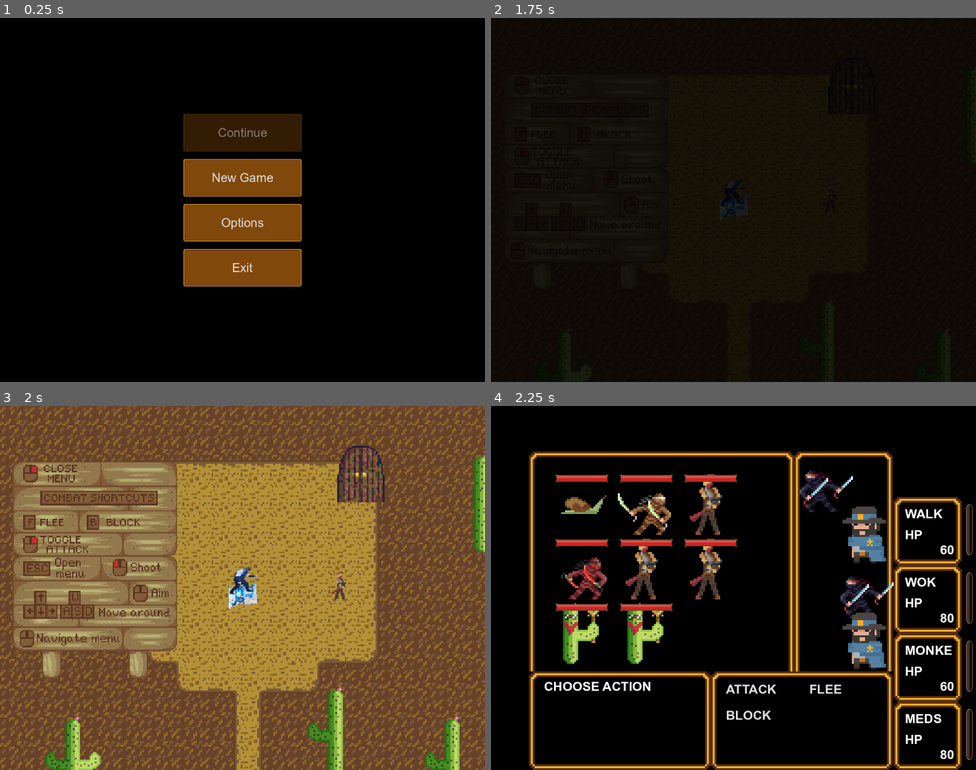
Above: before the commit, frames 1-4 (two rows, left to right).
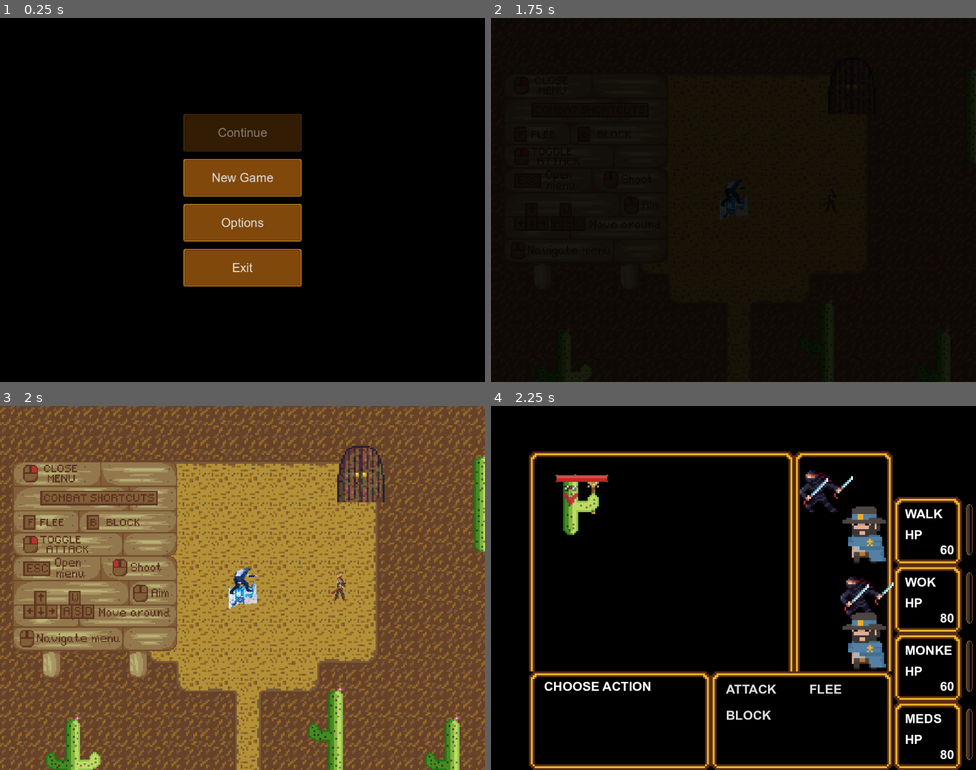
Above: after the commit, the same moments.

Repository: MichalKrzyzanowski/west-life-fantasy-godot-port
Game: Godot game, scene res://ui/main_menu/main_menu.tscn
The game is run twice, just before and just after one commit, with the same random seed, the same clock (stepped at 60 frames per second) and the same inputs.
Inputs (mouse positions are in pixels of both pictures, inside the frame that each line leads up to):
- Up to frame 1 (0.25 s): no input
- Up to frame 2 (1.75 s): click "New Game" at 0.5 s; click "Continue" at 1.25 s
- Up to frame 3 (2 s): no input
- Up to frame 4 (2.25 s): tap Enter at 2 s; move the mouse to (840, 569) at 2.02 s; hold D (right) from 2.03 s (still down); tap Q at 2.1 s; click (840, 569) at 2.17 s

Frames 1-3 are identical in both runs. In frame 4, 5.9% of the frame differs, in the area x 13-51%, y 18-71%.

Commit message:
- added quest resource: 	- resource that holds array of tasks and tracks their completion - added task resource: 	- base resource for handling quest steps 	- meant to be overridden - added slay task resource: 	- handles enemy or boss slaying quest objectives 	- overrides task resource - added quest_manager singleton: 	- manages list of accepted quests - updated combat scene: 	- added code for checking if slain enemies were quest targets

Diff:
--- a/entities/enemies/bandit/bandit.tres
+++ b/entities/enemies/bandit/bandit.tres
@@ -18,6 +18,7 @@
 extra_level_up_gains = {}
 level = 1
 max_level = 9999
+hp = null
 xp_drop = 8
 gil_drop = 6
 gil_value = 0
--- a/entities/enemies/cactus/cactus.tres
+++ b/entities/enemies/cactus/cactus.tres
@@ -18,6 +18,7 @@
 extra_level_up_gains = {}
 level = 1
 max_level = 9999
+hp = null
 xp_drop = 4
 gil_drop = 3
 gil_value = 0
--- a/entities/enemies/dark_ninja/dark_ninja.tres
+++ b/entities/enemies/dark_ninja/dark_ninja.tres
@@ -18,6 +18,7 @@
 extra_level_up_gains = {}
 level = 1
 max_level = 9999
+hp = null
 xp_drop = 64
 gil_drop = 67
 gil_value = 0
--- a/entities/enemies/desert_ninja/desert_ninja.tres
+++ b/entities/enemies/desert_ninja/desert_ninja.tres
@@ -18,6 +18,7 @@
 extra_level_up_gains = {}
 level = 1
 max_level = 9999
+hp = null
 xp_drop = 35
 gil_drop = 15
 gil_value = 0
--- a/entities/enemies/snail/snail.tres
+++ b/entities/enemies/snail/snail.tres
@@ -18,6 +18,7 @@
 extra_level_up_gains = {}
 level = 1
 max_level = 9999
+hp = null
 xp_drop = 1
 gil_drop = 2
 gil_value = 0
--- a/project.godot
+++ b/project.godot
@@ -22,6 +22,7 @@
 ItemDatabase="*res://singletons/item_database.gd"
 InventoryManager="*res://singletons/inventory_manager.gd"
 PartyManager="*res://singletons/party_manager.gd"
+QuestManager="*res://singletons/quest_manager.gd"
 
 [debug]
 
@@ -125,4 +126,6 @@
 [rendering]
 
 textures/canvas_textures/default_texture_filter=0
+renderer/rendering_method="gl_compatibility"
+renderer/rendering_method.mobile="gl_compatibility"
 environment/defaults/default_clear_color=Color(0.0825958, 0.0825958, 0.0825958, 1)
--- /dev/null
+++ b/quests/quest.gd
@@ -0,0 +1,141 @@
+# @tool
+class_name Quest
+extends Resource
+# docstring
+
+
+# signals
+
+# enums
+## quest state
+enum QuestState {
+	NOT_STARTED, ## quest is not started i.e. not picked up from NPC
+	IN_PROGRESS, ## quest is in progress i.e. started
+	FINISHED, ## quest is finished i.e. all tasks completed
+}
+
+# constants
+
+# @export vars
+## quest id (unused)
+@export var id: int = -1
+## quest title
+@export var title: String
+## quest description
+@export var description: String
+
+# public vars
+## array of tasks required to be completed in
+## order to finish the quest
+var task_list: Array[Task] = []
+
+# private vars
+## index of current task
+var _current_task_index: int = 0
+## current quest state
+var _quest_state: QuestState = QuestState.NOT_STARTED:
+	set(new_state):
+		_quest_state = new_state
+		match (_quest_state):
+			QuestState.IN_PROGRESS:
+				print("quest: %s in progress" % title)
+			QuestState.FINISHED:
+				print("quest: %s finished" % title)
+
+# @onready vars
+
+
+# func _init() -> void:
+# 	pass
+
+
+# func _enter_tree() -> void:
+# 	pass
+
+
+# func _ready() -> void:
+# 	pass
+
+
+# remaining builtins e.g. _process, _input
+
+
+# public methods
+## starts the quest. checks if quests has
+## at least one task and connects [signal Task.on_task_complete]
+## signal to [method _on_current_task_completed].
+## [member _quest_state] is set to [enum QuestState.IN_PROGRESS]
+func start() -> bool:
+	check_completion_status()
+	if is_finished():
+		printerr("quest has no tasks!")
+		return false
+
+	# set in progress state and connect on_task_complete Task signal
+	_quest_state = QuestState.IN_PROGRESS
+	task_list[_current_task_index].on_task_complete.connect(_on_current_task_completed)
+
+	return true
+
+
+## get current task.
+## returns null if no tasks available or
+## all task are complete
+func current_task() -> Task:
+	if _current_task_index < task_list.size():
+		return task_list.get(_current_task_index)
+
+	return null
+
+
+## add new task
+func add_task(task: Task) -> void:
+	task_list.append(task)
+
+
+## check if quest has no more tasks left
+## to do. quest is marked as [enum QuestState.FINISHED] if
+## no more tasks available
+func check_completion_status() -> void:
+	if _current_task_index == task_list.size():
+		_quest_state = QuestState.FINISHED
+
+
+## checks if quest is [enum QuestState.IN_PROGRESS]
+func is_in_progress() -> bool:
+	return _quest_state == QuestState.IN_PROGRESS
+
+
+## checks if quest is [enum QuestState.FINISHED]
+func is_finished() -> bool:
+	return _quest_state == QuestState.FINISHED
+
+
+# private methods
+## switches to the next task if available
+## the quest is marked [enum QuestState.FINISHED] if no more tasks are
+## available
+func _on_current_task_completed() -> void:
+	task_list[_current_task_index].disconnect("on_task_complete", _on_current_task_completed)
+	_current_task_index += 1
+	check_completion_status()
+
+	if is_finished():
+		print("all tasks completed!")
+		return
+
+	task_list[_current_task_index].on_task_complete.connect(_on_current_task_completed)
+
+
+## quest string representation
+func _to_string() -> String:
+	var str_rep: String = "%s\n%s\n%s\n" % [title, description, is_finished()]
+
+	# get quest tasks representation
+	for task: Task in task_list:
+		str_rep += "%s\n" % task
+
+	return str_rep
+
+
+# subclasses
--- /dev/null
+++ b/quests/quest.tres
@@ -0,0 +1,9 @@
+[gd_resource type="Resource" script_class="Quest" load_steps=2 format=3 uid="uid://cn25tv4j7ymto"]
+
+[ext_resource type="Script" uid="uid://d4n13cm6qw3fb" path="res://quests/quest.gd" id="1_8bni4"]
+
+[resource]
+resource_name = "quest"
+script = ExtResource("1_8bni4")
+title = ""
+description = ""
--- /dev/null
+++ b/quests/tasks/slay_task.gd
@@ -0,0 +1,85 @@
+# @tool
+class_name SlayTask
+extends Task
+# docstring
+
+
+# signals
+
+# enums
+
+# constants
+
+# @export vars
+## task target name i.e. enemy to slay
+@export var target_entity_name: String
+## required amount of targets to slay
+@export var target_slay_count: int = 1
+
+# public vars
+
+# private vars
+## current amount of targets slain
+var _current_slay_count: int = 0
+
+# @onready vars
+
+
+# func _init() -> void:
+# 	pass
+
+
+# func _enter_tree() -> void:
+# 	pass
+
+
+# func _ready() -> void:
+# 	pass
+
+
+# remaining builtins e.g. _process, _input
+
+
+# public methods
+## sets [member description] to format:
+## "slay x target" where x = [member target_slay_count] and
+## target = [member target_entity_name]
+func set_default_description() -> void:
+	description = "slay %d %s" % [
+			target_slay_count, target_entity_name
+	]
+
+
+## checks if [member target_slay_count] has been reached
+func target_slay_count_reached() -> bool:
+	return _current_slay_count >= target_slay_count
+
+
+## checks if [param target] is of type [class EntityProperties].
+## then, checks if [param target.name] matches [member target_entity_name].
+## if the checks pass, [signal on_task_complete] is emitted
+func check_completion(target: Variant) -> void:
+	if !target_entity_name:
+		print("no target name specified, skipping task")
+		on_task_complete.emit()
+		return
+
+	if target is not EntityProperties:
+		return
+
+	print("slay task check")
+	if target.name.to_lower() == target_entity_name.to_lower():
+		print("%s matches target: %s" % [target.name, target_entity_name])
+		_current_slay_count += 1
+		if target_slay_count_reached():
+			print("task complete")
+			on_task_complete.emit()
+
+
+# private methods
+## slay task string representation
+func _to_string() -> String:
+	return "%s\ntarget: %s\nslain: %d" % [description, target_entity_name, _current_slay_count]
+
+
+# subclasses
--- /dev/null
+++ b/quests/tasks/slay_task.tres
@@ -0,0 +1,7 @@
+[gd_resource type="Resource" load_steps=2 format=3 uid="uid://dgxhgqfpwbjsr"]
+
+[ext_resource type="Script" uid="uid://c0tx8hipl24e0" path="res://quests/tasks/slay_task.gd" id="1_rj8r3"]
+
+[resource]
+script = ExtResource("1_rj8r3")
+metadata/_custom_type_script = "uid://pq3mtg61oigf"
--- /dev/null
+++ b/quests/tasks/task.gd
@@ -0,0 +1,60 @@
+# @tool
+class_name Task
+extends Resource
+# docstring
+
+
+# signals
+## emitted when task is completed
+signal on_task_complete()
+
+# enums
+
+# constants
+
+# @export vars
+## task description
+@export var description: String
+
+# public vars
+
+# private vars
+
+# @onready vars
+
+
+# func _init() -> void:
+# 	pass
+
+
+# func _enter_tree() -> void:
+# 	pass
+
+
+# func _ready() -> void:
+# 	pass
+
+
+# remaining builtins e.g. _process, _input
+
+
+# public methods
+## to be overriden, used for setting default description of task
+## e.g. slay x entity, deliver x item
+func set_default_description() -> void:
+	pass
+
+
+## to be overriden, used for checking if entity, item, etc.
+## matches the current target
+func check_completion(_target: Variant) -> void:
+	pass
+
+
+# private methods
+## task string representation
+func _to_string() -> String:
+	return description
+
+
+# subclasses
--- /dev/null
+++ b/quests/tasks/task.tres
@@ -0,0 +1,8 @@
+[gd_resource type="Resource" script_class="Task" load_steps=2 format=3 uid="uid://cy6e65k5oc1ly"]
+
+[ext_resource type="Script" uid="uid://pq3mtg61oigf" path="res://quests/tasks/task.gd" id="1_14t21"]
+
+[resource]
+resource_name = "task"
+script = ExtResource("1_14t21")
+description = ""
--- a/scenes/combat/combat.gd
+++ b/scenes/combat/combat.gd
@@ -209,6 +209,9 @@
 			# remove shot overworld enemy if not null
 			if overworld_enemy:
 				overworld_enemy.queue_free()
+		# check if any enemy slain was required for quests
+		for enemy: Area2D in _enemies:
+			QuestManager.check_slain_entity(enemy.entity_properties)
 	# if player has lost
 	elif !has_party_won && !has_party_fled:
 		# update combat info box
--- a/scenes/combat/combat.tscn
+++ b/scenes/combat/combat.tscn
@@ -24,8 +24,10 @@
 extra_level_up_gains = {}
 level = 1
 max_level = 9999
+hp = null
 xp_drop = 0
 gil_drop = 0
+gil_value = 0
 gil_level_cost = 25
 
 [sub_resource type="Resource" id="Resource_br1iv"]
@@ -48,8 +50,10 @@
 extra_level_up_gains = {}
 level = 1
 max_level = 9999
+hp = null
 xp_drop = 0
 gil_drop = 0
+gil_value = 0
 gil_level_cost = 25
 
 [sub_resource type="Resource" id="Resource_seu7c"]
@@ -72,8 +76,10 @@
 extra_level_up_gains = {}
 level = 1
 max_level = 9999
+hp = null
 xp_drop = 0
 gil_drop = 0
+gil_value = 0
 gil_level_cost = 25
 
 [sub_resource type="Resource" id="Resource_qvxlj"]
@@ -96,8 +102,10 @@
 extra_level_up_gains = {}
 level = 1
 max_level = 9999
+hp = null
 xp_drop = 0
 gil_drop = 0
+gil_value = 0
 gil_level_cost = 25
 
 [sub_resource type="Resource" id="Resource_6n1l0"]
@@ -120,8 +128,10 @@
 extra_level_up_gains = {}
 level = 1
 max_level = 9999
+hp = null
 xp_drop = 20
 gil_drop = 50
+gil_value = 0
 gil_level_cost = 25
 
 [sub_resource type="Resource" id="Resource_dj72a"]
@@ -144,8 +154,10 @@
 extra_level_up_gains = {}
 level = 1
 max_level = 9999
+hp = null
 xp_drop = 40
 gil_drop = 10
+gil_value = 0
 gil_level_cost = 25
 
 [sub_resource type="Resource" id="Resource_7u6n1"]
--- a/scenes/combat/combat_manager.gd
+++ b/scenes/combat/combat_manager.gd
@@ -21,6 +21,9 @@
 # counters used for triggering encounter chance
 var _counter: int = 0
 var _counter_end: int = 100
+
+# TODO: remove temp testing data
+@onready var Cactus := preload("res://entities/enemies/cactus/cactus.tres")
 
 # @onready vars
 @onready var CombatScene := preload("res://scenes/combat/combat.tscn")
@@ -80,6 +83,12 @@
 	combat_scene.overworld_enemy = overworld_enemy
 
 	combat_scene.party_data = PartyManager.party
+	combat_scene.max_enemy_count = 1
+
+	# TODO: remove after testing
+	# var temp_arr: Array[EntityProperties] = [Cactus]
+	combat_scene.enemy_data.assign([Cactus])
+
 	combat_scene.on_combat_end.connect(_on_combat_end)
 	add_child(combat_scene)
 	# hide parent, which would be the map itself e.g. desert, town
--- /dev/null
+++ b/singletons/quest_manager.gd
@@ -0,0 +1,84 @@
+# @tool
+# class_name name
+extends Node
+# docstring
+
+
+# signals
+
+# enums
+
+# constants
+
+# @export vars
+
+# public vars
+## list of indices of quests that should be tracked
+## e.g. displayed by a quest tracker
+var tracked_quests: Array[int] = []
+## total list of all quests accepted by party
+var quest_list: Array[Quest] = []
+
+# private vars
+
+# @onready vars
+
+
+# func _init() -> void:
+# 	pass
+
+
+# func _enter_tree() -> void:
+# 	pass
+
+
+# func _ready() -> void:
+# 	pass
+
+
+# remaining builtins e.g. _process, _input
+func _input(event: InputEvent) -> void:
+	if event is InputEventKey && event.pressed:
+		match event.keycode:
+			KEY_Q:
+				for i in quest_list:
+					print(i)
+
+
+# public methods
+## add [param new_quest] to [member quest_list].
+## automatically starts [param new_quest] if [param start_quest]
+## is true
+func add_quest(new_quest: Quest, start_quest: bool = false) -> void:
+	if start_quest:
+		new_quest.start()
+
+	quest_list.append(new_quest)
+
+
+## add quest inxed from [member quest_list] with [param index]
+## to [member tracked_quests] list
+func track_quest(index: int) -> void:
+	if quest_list.get(index):
+		tracked_quests.append(index)
+
+
+## check if slain [param entity] was required by any quest
+## task
+func check_slain_entity(entity: EntityProperties) -> void:
+	for quest: Quest in quest_list:
+		# skip quest if its not started
+		if !quest.is_in_progress():
+			continue
+		quest.current_task().check_completion(entity)
+
+
+## get total quest amount
+func quest_amount() -> int:
+	return quest_list.size()
+
+
+# private methods
+
+
+# subclasses
--- a/ui/character_select/party_select.gd
+++ b/ui/character_select/party_select.gd
@@ -60,6 +60,25 @@
 	# TODO: remove after testing
 	InventoryManager.test_populate_inventories()
 
+	# TODO: remove after testing
+	var test_quest: Quest = Quest.new()
+	test_quest.title = "test_quest"
+	test_quest.description = "sample description"
+
+	# TODO: remove after testing
+	var task: SlayTask = SlayTask.new()
+	# task.description = "slay 1 cactus"
+	task.target_entity_name = "cactus"
+	task.target_slay_count = 2
+	task.set_default_description()
+	test_quest.add_task(task)
+
+	# TODO: remove after testing
+	QuestManager.add_quest(test_quest, true)
+	test_quest.check_completion_status()
+	QuestManager.track_quest(QuestManager.quest_amount() - 1)
+	print(test_quest)
+
 	var main_instance = main_scene.instantiate()
 	get_tree().root.add_child(main_instance)
 	main_instance.set_player_position_to_current_map_default()
Not shown, added: quests/quest.gd.uid
Not shown, added: quests/tasks/slay_task.gd.uid
Not shown, added: quests/tasks/task.gd.uid
Not shown, added: singletons/quest_manager.gd.uid
